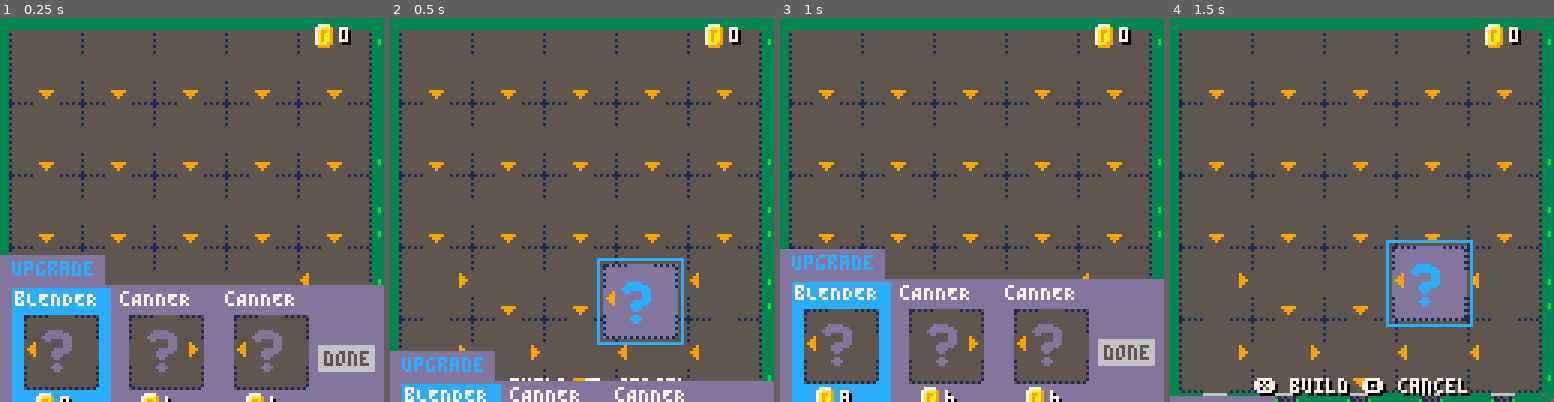
Above: before the commit, frames 1-4 (left to right).
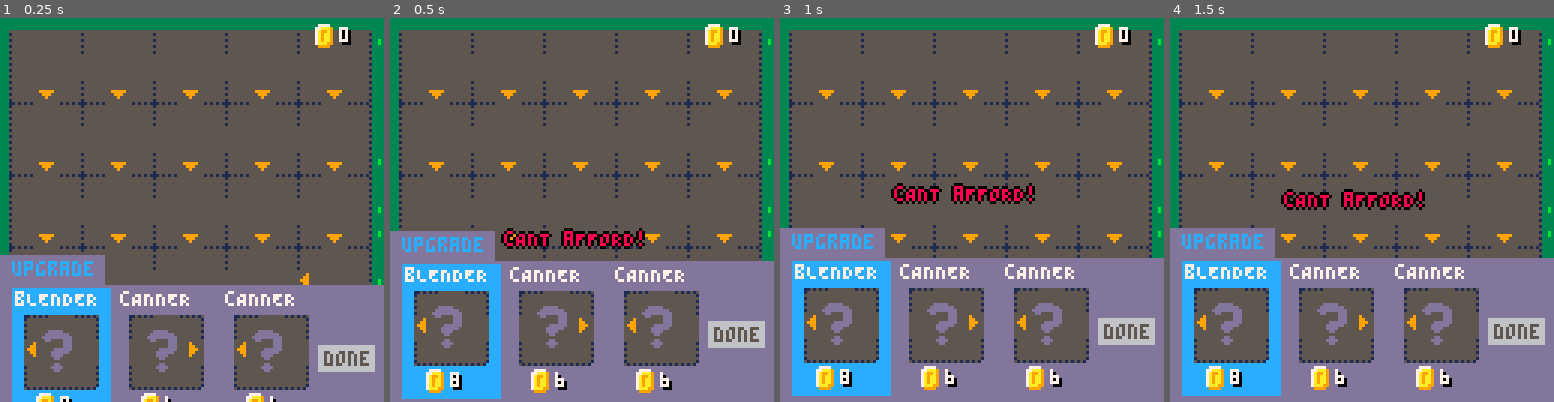
Above: after the commit, the same moments.

Repository: joeld42/ldjam_jovoc
Game: PICO-8 cartridge ld52_harvest/harvest.p8
Same seed, same stepped clock (60 frames per second), same inputs: the game is played once before the commit and once after it.
Inputs:
- Up to frame 1 (0.25 s): no input
- Up to frame 2 (0.5 s): tap X (X key) at 0.33 s
- Up to frame 3 (1 s): tap O (Z key) at 0.7 s
- Up to frame 4 (1.5 s): tap X (X key) at 1.07 s

Frame 1 is identical in both runs. In frame 2, 27% of the frame differs, in the area x 0-100%, y 54-100%; in frame 3, 20%; in frame 4, 32%, in the area x 0-100%, y 44-100%.

Commit message:
build more

Diff:
--- a/ld52_harvest/code/harvest.lua
+++ b/ld52_harvest/code/harvest.lua
@@ -264,6 +264,7 @@
 
 function shop_update()
 
+    local bitem = shopitems[ shopsel+1]
 
     -- choose item menu
     if (buildx < 0)then
@@ -276,17 +277,22 @@
         end
 
         if (btnp(5)) then
-            shopytarg = 129
-            if shopsel==3 then
+
+            if not bitem then
                 -- done button pressed
+                shopytarg = 129
                 shopdone = true
-            else
+            elseif bitem.price <= vp then
                 -- buy/build an item
+                shopytarg = 129
                 buildx = 3
                 buildy = 3
                 bgx = 64
                 bgy=128
-
+            else
+                printh( "Cant afford")
+                --spawn_msg( 8 * (shopsel-1)*35, shopy+47, "cANT aFFORD!", 6 )
+                spawn_msg( 35, shopy, "cANT aFFORD!", 8 )
             end
         end
 
@@ -314,7 +320,9 @@
             printh("BUILD")
             local bitem = shopitems[ shopsel+1]
             local gg = make_grid( bitem.dx, bitem.dy )
-            gg.icon = 192
+            gg.icon = bitem.icon
+
+            vp -= bitem.price
 
             grid[ grid_ndx(buildx,buildy) ] = gg
 
@@ -412,6 +420,10 @@
         spr( 16, xx+2, shopy+46 )
         local cc = tostr(item.price)
         print( cc, xx+13, shopy+48, 0 )
+        local pcol = 7
+        if (item.price > vp) then
+            pcol = 8
+        end
         print( cc, xx+12, shopy+47, 7 )
     end
 
@@ -430,7 +442,7 @@
     for i=0,4 do
         for j=0,4 do
             local gx, gy = grid_pos( i, j )
-            local gg = grid[ grid_ndx( 0, j )]
+            local gg = grid[ grid_ndx( i, j )]
             if (gg.icon != 0) then
                 spr( gg.icon, gx-8, gy-8, 2, 2 )
             end
